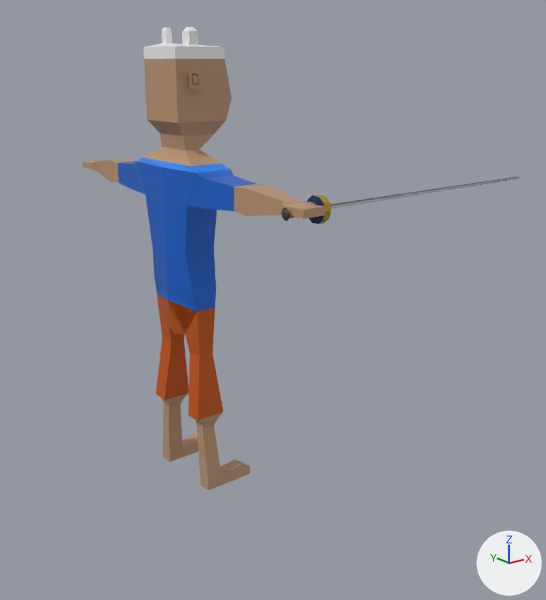
What one commit did to the Blender file examples/assets/blender_models/player.blend.
Both versions are drawn from a 50 mm camera at (-2.22, -3.55, 2.39) aimed at (0.47, -0.19, 1.05). The lights are fixed; the arrows at lower right show +X, +Y and +Z.

The older version as bpy lines, for what is in view:
```python
me_player = bpy.data.meshes.new('player')
me_player.from_pydata(...)  # 522 vertices, 522 faces; spans x -0.14..1.69, y -1.09..1.09, z 0.0..2.57
me_player.materials.append(mat_material_001)  # picture img_low_poly_png
ob_player = bpy.data.objects.new('player', me_player)
ob_player.location = (0.0, 0.0, 0.0)
```
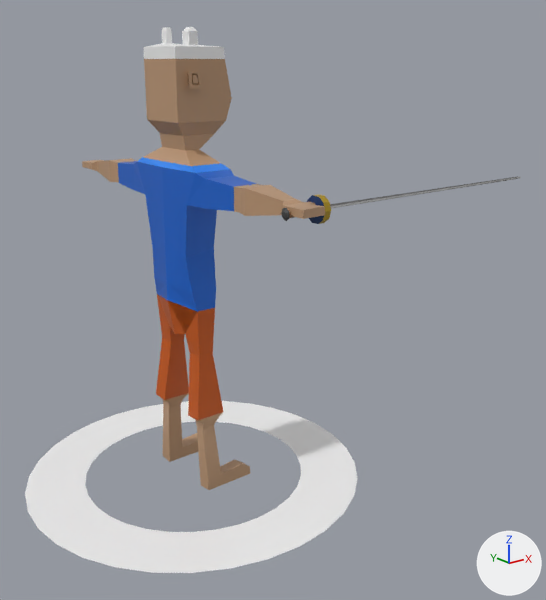
What the commit changed:
Mesh me_plane_001 is new.
It has 64 vertices, 32 faces and spans x -1.0..1.0, y -1.0..1.0, z 0.0.
It uses material mat_material_001 (picture img_low_poly_png).
Object 'Damage' (ob_damage) is new; it shows me_plane_001.
Its location is (0.0, 0.0, 0.0).

Location of each change, (x1, y1, x2, y2) in pixels of the pictures (546 x 600 px):
'Damage', added
    after: (25, 401, 358, 573)
